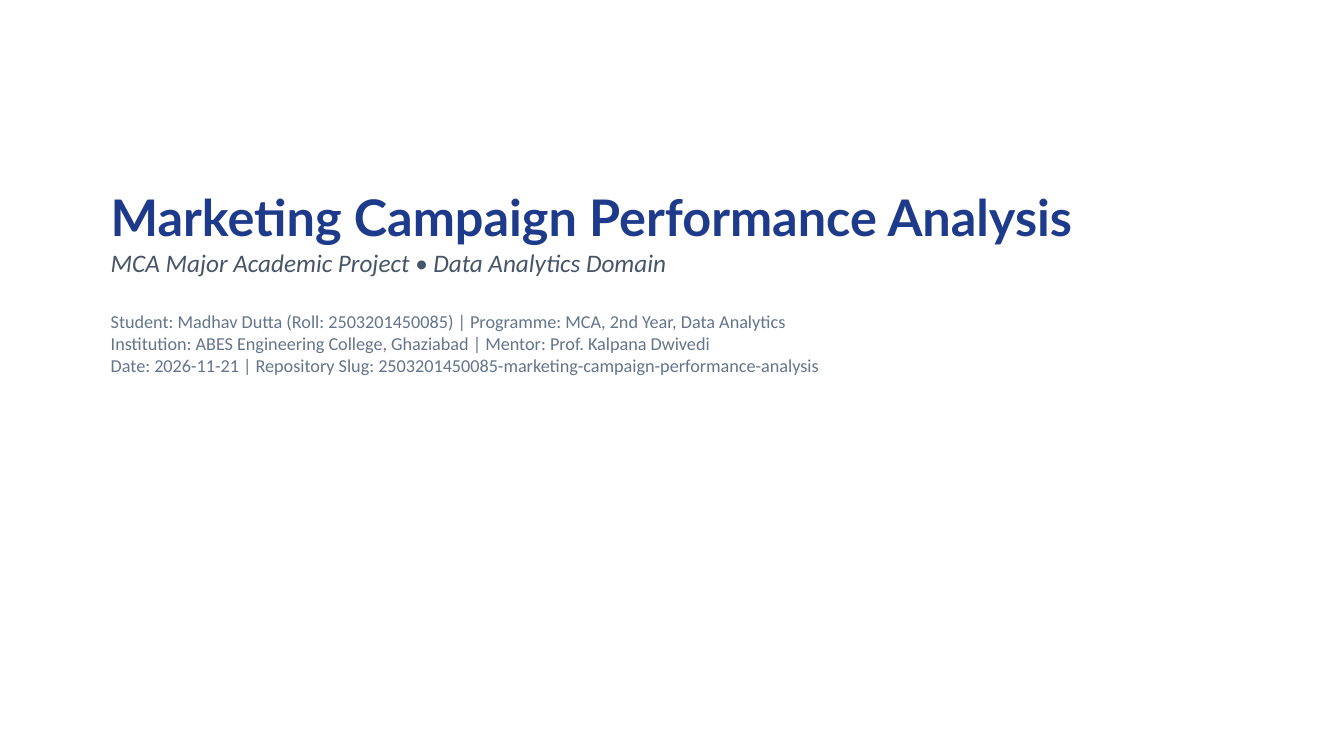
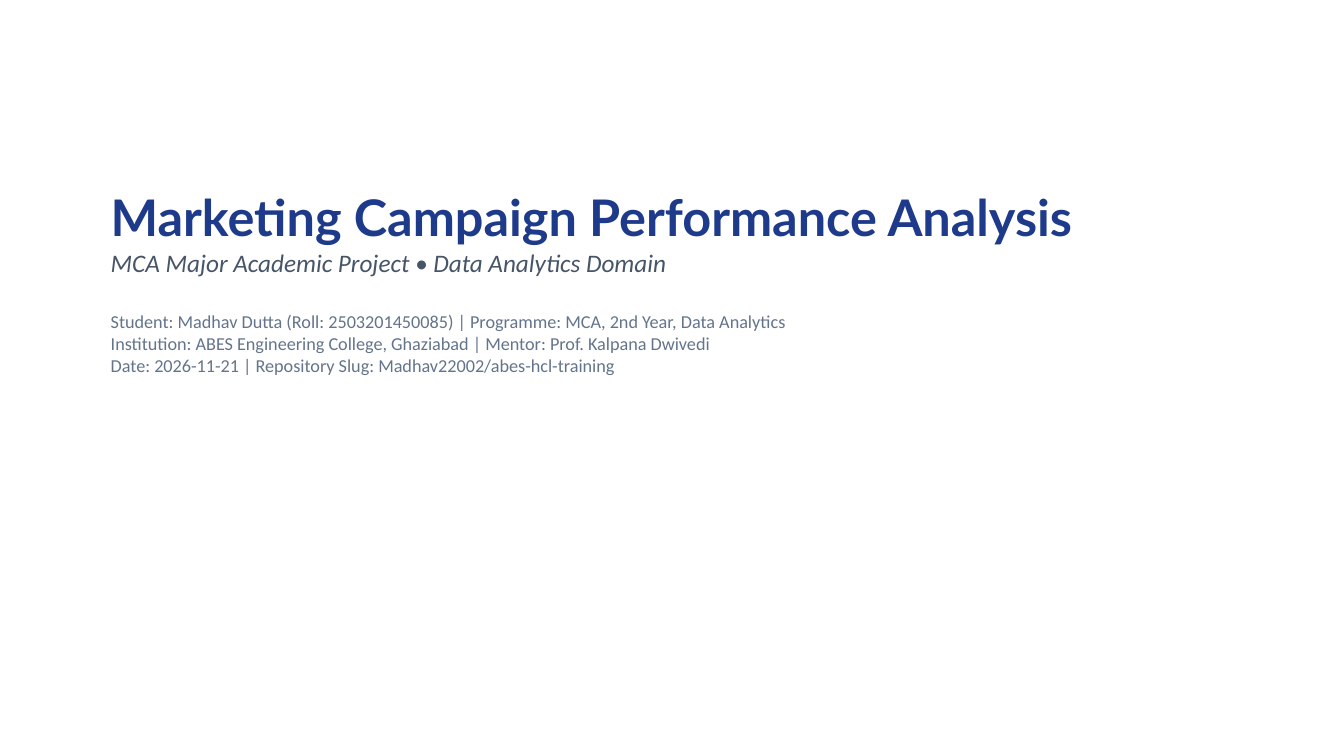
Before and after one commit to Madhav22002/abes-hcl-training, a slide deck: slide 1 of docs/2503201450085_Presentation.pptx. Drawn at 1344x756 pixels with LibreOffice and Linux fonts; fonts in the diff are those of the drawing. Boxes give left, top, right and bottom in pixels: in the first picture for what was removed or moved away, otherwise in the second. Text is boxed around its words. In the diff, an @@ line names an element or a change of style, - is before the commit and + after.

Commit message:
docs: link official GitHub repository in report, slides, and config

```diff
--- a/docs/2503201450085_Presentation.pptx
+++ b/docs/2503201450085_Presentation.pptx
@@ text at (x1=111, y1=315, x2=785, y2=375): text changed @@
-Student: Madhav Dutta (Roll: 2503201450085) | Programme: MCA, 2nd Year, Data Analytics
-Institution: ABES Engineering College, Ghaziabad | Mentor: Prof. Kalpana Dwivedi
-Date: 2026-11-21 | Repository Slug: 2503201450085-marketing-campaign-performance-analysis
+Student: Madhav Dutta (Roll: 2503201450085) | Programme: MCA, 2nd Year, Data Analytics
+Institution: ABES Engineering College, Ghaziabad | Mentor: Prof. Kalpana Dwivedi
+Date: 2026-11-21 | Repository Slug: Madhav22002/abes-hcl-training
```
Also in this commit, not shown: 1 other slide changed, 5 other files.
